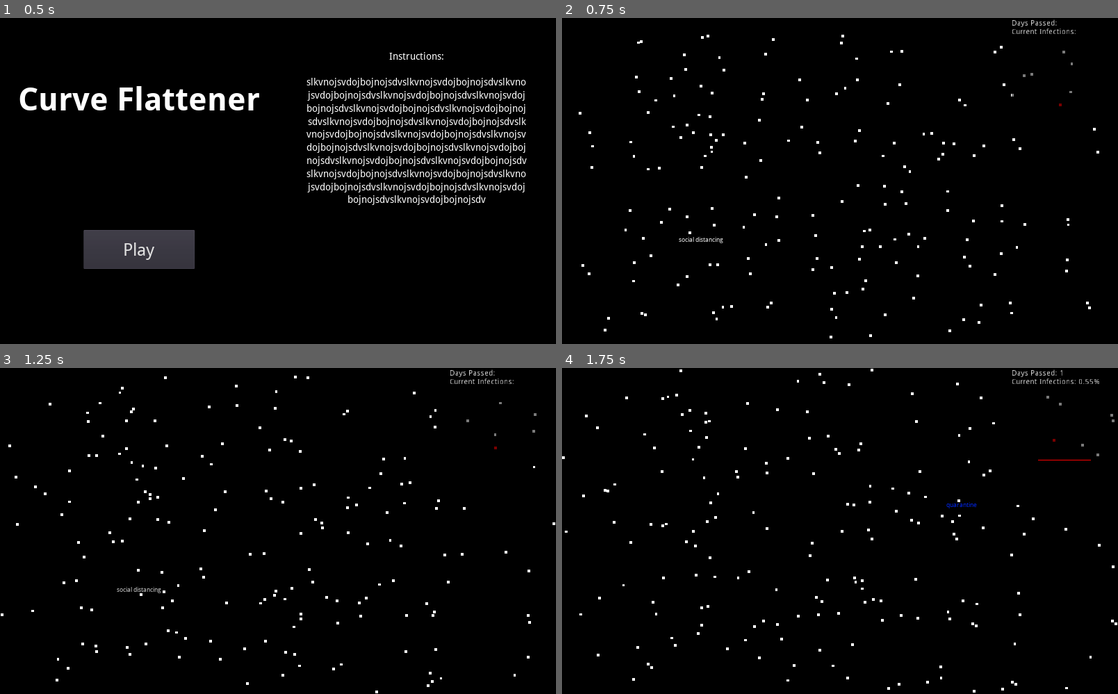
Above: before the commit, frames 1-4 (two rows, left to right).
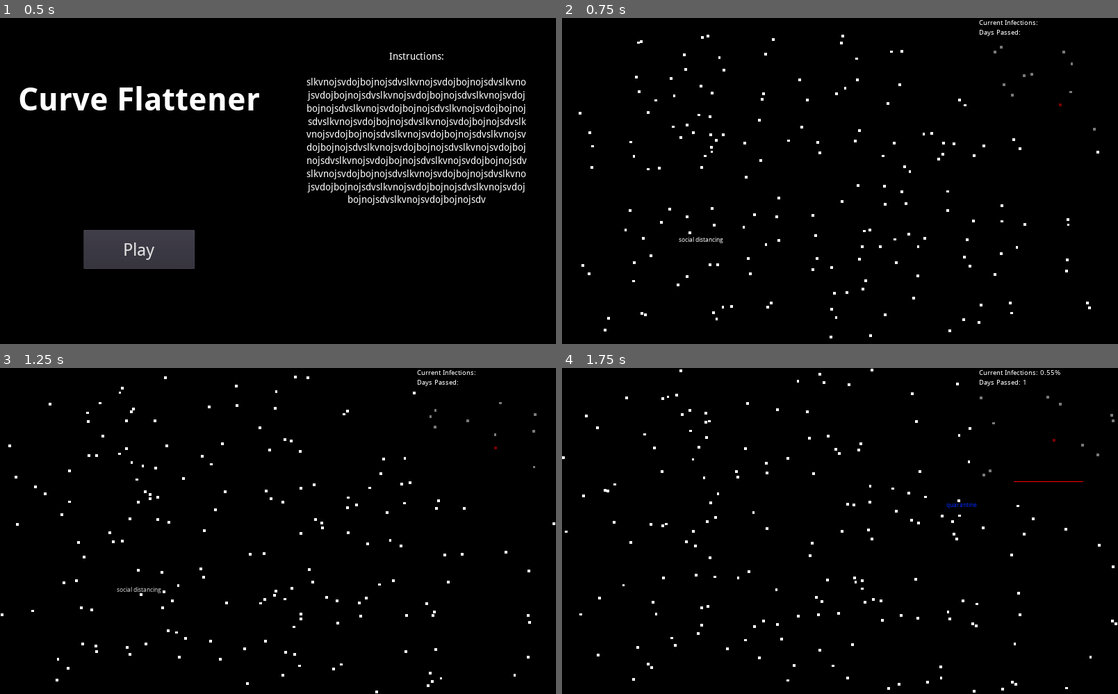
Above: after the commit, the same moments.

Repository: jonjondev/curve-flattener
Game: Godot game, scene res://scenes/menu.tscn
Two runs of this game, one before a commit and one after it. Both use one fixed random seed, a clock stepped at 60 frames per second and the inputs below.
Inputs (mouse positions are in pixels of both pictures, inside the frame that each line leads up to):
- Up to frame 1 (0.5 s): no input
- Up to frame 2 (0.75 s): click "Play" at 0.5 s
- Up to frame 3 (1.25 s): no input
- Up to frame 4 (1.75 s): tap Enter at 1.25 s; move the mouse to (962, 514) at 1.27 s; click (962, 514) at 1.42 s; tap Space at 1.52 s

Frame 1 is identical in both runs. In frame 2, 0.3% of the frame differs, in the area x 75-96%, y 0-35%; in frame 3, 0.3%; in frame 4, 0.4%, in the area x 75-97%, y 0-35%.

Commit message:
Refactored main scene and stats overlay to scale more predictably

Diff:
--- a/scenes/main.tscn
+++ b/scenes/main.tscn
@@ -1,7 +1,6 @@
-[gd_scene load_steps=9 format=2]
+[gd_scene load_steps=8 format=2]
 
 [ext_resource path="res://scenes/node.tscn" type="PackedScene" id=1]
-[ext_resource path="res://scripts/stats.gd" type="Script" id=2]
 [ext_resource path="res://scenes/stats.tscn" type="PackedScene" id=3]
 [ext_resource path="res://scenes/cursor_tooltip.tscn" type="PackedScene" id=4]
 [ext_resource path="res://scripts/cursor.gd" type="Script" id=5]
@@ -17,14 +16,9 @@
 
 [node name="CanvasLayer" type="CanvasLayer" parent="."]
 
+[node name="CursorTooltip" parent="CanvasLayer" instance=ExtResource( 4 )]
+
 [node name="Stats" parent="CanvasLayer" instance=ExtResource( 3 )]
-margin_left = 828.0
-margin_top = 37.0
-margin_right = 1023.0
-margin_bottom = 170.0
-script = ExtResource( 2 )
-
-[node name="CursorTooltip" parent="CanvasLayer" instance=ExtResource( 4 )]
 
 [node name="Bounds" type="StaticBody2D" parent="."]
 
--- a/scenes/stats.tscn
+++ b/scenes/stats.tscn
@@ -1,40 +1,54 @@
-[gd_scene format=2]
+[gd_scene load_steps=3 format=2]
 
-[node name="Stats" type="ColorRect"]
-margin_left = 601.743
-margin_top = 109.069
-margin_right = 1006.74
-margin_bottom = 426.069
+[ext_resource path="res://fonts/stats_font.tres" type="DynamicFont" id=1]
+[ext_resource path="res://scripts/stats.gd" type="Script" id=2]
+
+[node name="Stats" type="Control"]
+anchor_right = 1.0
+anchor_bottom = 1.0
+__meta__ = {
+"_edit_use_anchors_": false
+}
+
+[node name="Info" type="ColorRect" parent="."]
+anchor_left = 0.75
+anchor_right = 1.0
+anchor_bottom = 0.06
 color = Color( 0, 0, 0, 0.517647 )
 __meta__ = {
 "_edit_use_anchors_": false
 }
 
-[node name="ColorRect" type="ColorRect" parent="."]
-margin_top = -34.0
-margin_right = 405.0
-color = Color( 0, 0, 0, 0.517647 )
+[node name="InfectionsLabel" type="Label" parent="Info"]
+anchor_right = 1.0
+anchor_bottom = 0.5
+custom_fonts/font = ExtResource( 1 )
+text = "Current Infections: "
 __meta__ = {
 "_edit_use_anchors_": false
 }
 
-[node name="DaysLabel" type="Label" parent="."]
-margin_top = -34.0
-margin_right = 124.0
-margin_bottom = -20.0
+[node name="DaysLabel" type="Label" parent="Info"]
+anchor_top = 0.5
+anchor_right = 1.0
+anchor_bottom = 1.0
+margin_bottom = 0.079998
+custom_fonts/font = ExtResource( 1 )
 text = "Days Passed:"
 __meta__ = {
 "_edit_use_anchors_": false
 }
 
-[node name="InfectionsLabel" type="Label" parent="."]
-margin_top = -17.8726
-margin_right = 124.074
-margin_bottom = -3.87255
-text = "Current Infections: "
+[node name="Graph" type="ColorRect" parent="."]
+anchor_left = 0.75
+anchor_top = 0.06
+anchor_right = 1.0
+anchor_bottom = 0.35
+color = Color( 0, 0, 0, 0.517647 )
+script = ExtResource( 2 )
 __meta__ = {
 "_edit_use_anchors_": false
 }
 
-[node name="Timer" type="Timer" parent="."]
+[node name="Timer" type="Timer" parent="Graph"]
 autostart = true
--- a/scripts/stats.gd
+++ b/scripts/stats.gd
@@ -16,8 +16,8 @@
 	current_infections = get_tree().get_nodes_in_group("infected").size()
 	current_immune = get_tree().get_nodes_in_group("immune").size()
 	total_population = get_tree().get_nodes_in_group("node").size()
-	$DaysLabel.text = "Days Passed: " + str(current_day)
-	$InfectionsLabel.text = "Current Infections: " + str(stepify((float(current_infections) / float(total_population) * 100), 0.01)) + "%"
+	$"../Info/DaysLabel".text = "Days Passed: " + str(current_day)
+	$"../Info/InfectionsLabel".text = "Current Infections: " + str(stepify((float(current_infections) / float(total_population) * 100), 0.01)) + "%"
 
 	var new_infections_bar = bar_scene.instance()
 	new_infections_bar.rect_size = Vector2(rect_size.x, (rect_size.y/total_population)*current_infections)
